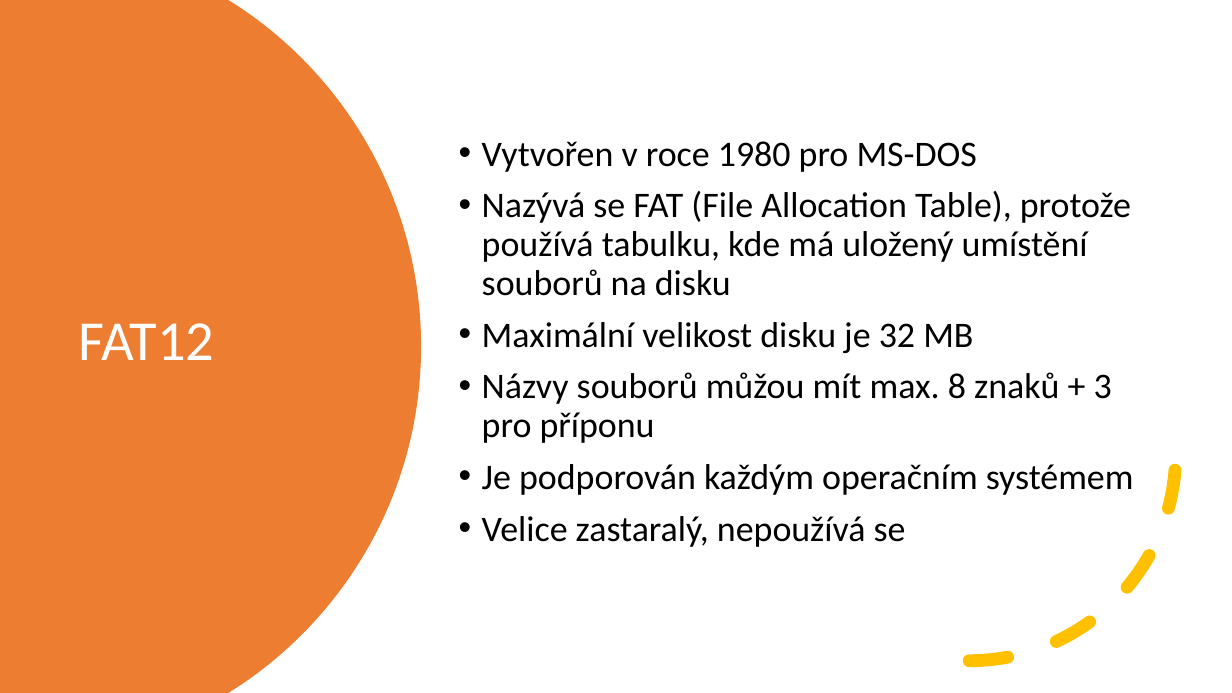
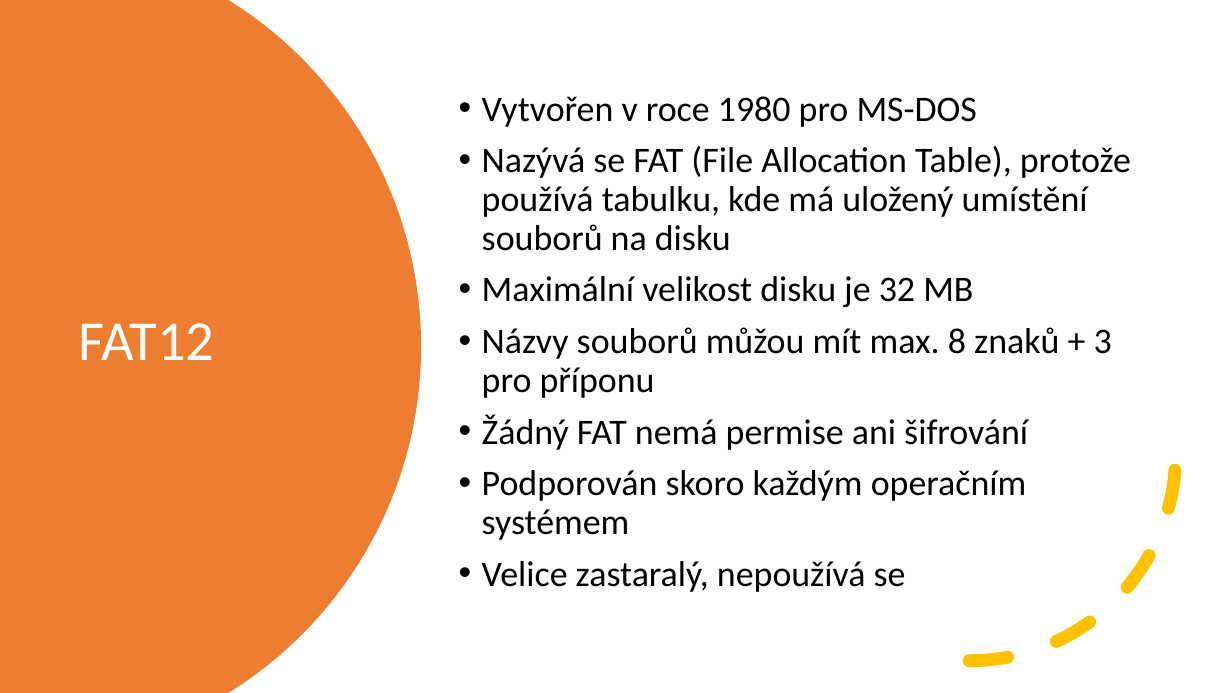
Before and after one commit to horvos/souborovesystemy, a slide deck: slide 3 of horvath.pptx. Drawn at 1232x693 pixels with LibreOffice and Linux fonts; fonts in the diff are those of the drawing. Boxes give left, top, right and bottom in pixels: in the first picture for what was removed or moved away, otherwise in the second. Text is boxed around its words. In the diff, an @@ line names an element or a change of style, - is before the commit and + after.

```diff
--- a/horvath.pptx
+++ b/horvath.pptx
@@ text at box(482, 414, 1028, 540): text changed @@
-• Je podporován každým operačním systémem
+• Žádný FAT nemá permise ani šifrování
+• Podporován skoro každým operačním systémem
```
Also in this commit, not shown: 2 other slides changed, 2 slides added.
